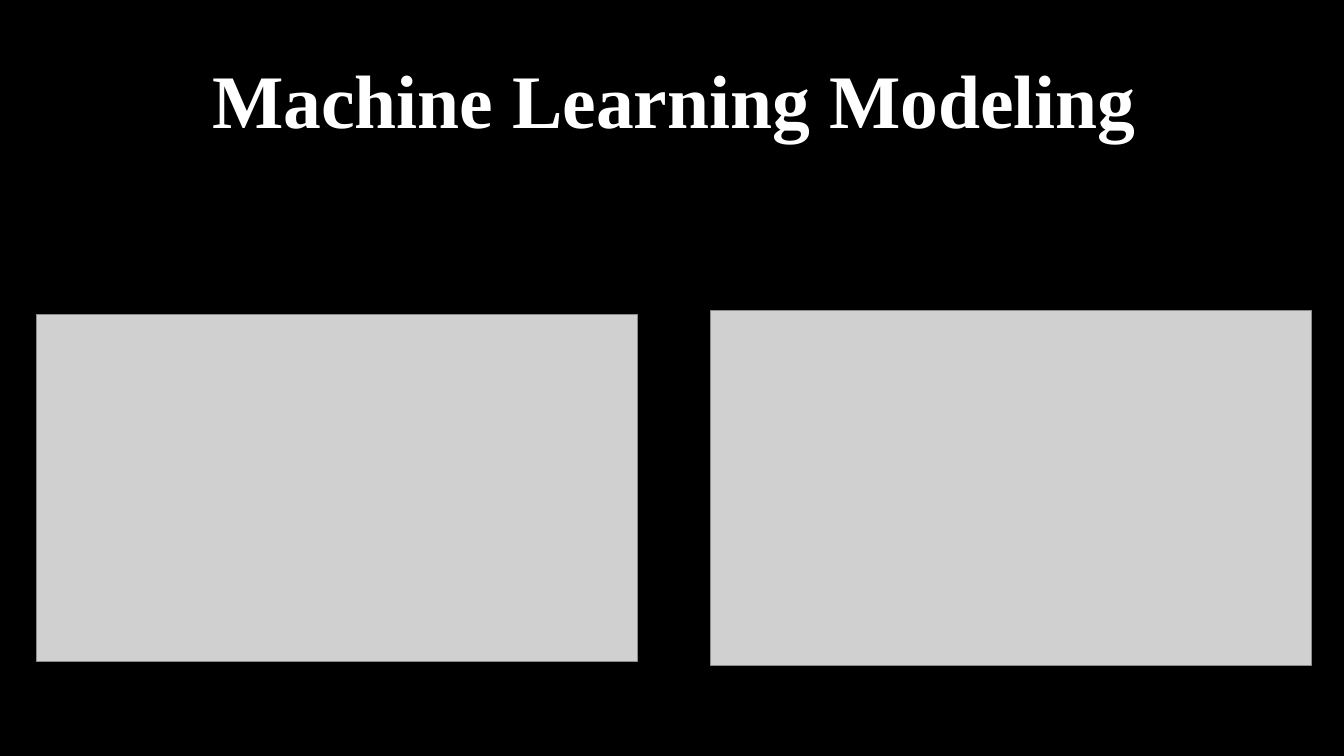
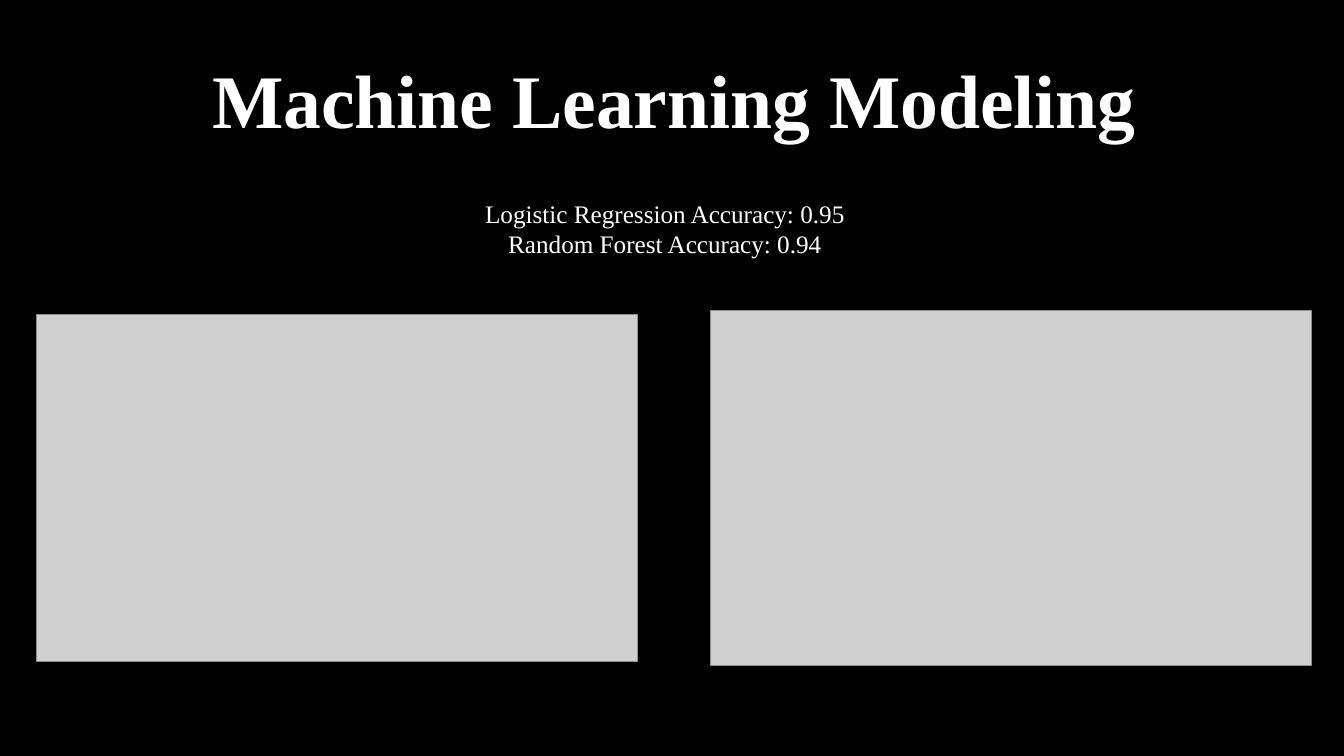
Before and after one commit to Appy011/are_you_dirty_enough, a slide deck: slide 8 of presentation_are_you_noisy_enough.pptx. Drawn at 1344x756 pixels with LibreOffice and Linux fonts; fonts in the diff are those of the drawing; grey boxes stand for pictures. Boxes give left, top, right and bottom in pixels: in the first picture for what was removed or moved away, otherwise in the second. Text is boxed around its words. In the diff, an @@ line names an element or a change of style, - is before the commit and + after.

Commit message:
corrected

```diff
--- a/presentation_are_you_noisy_enough.pptx
+++ b/presentation_are_you_noisy_enough.pptx
@@ text added at (485, 206, 844, 259), 18 pt, text #FFFFFF @@
+Logistic Regression Accuracy: 0.95
+Random Forest Accuracy: 0.94
```
